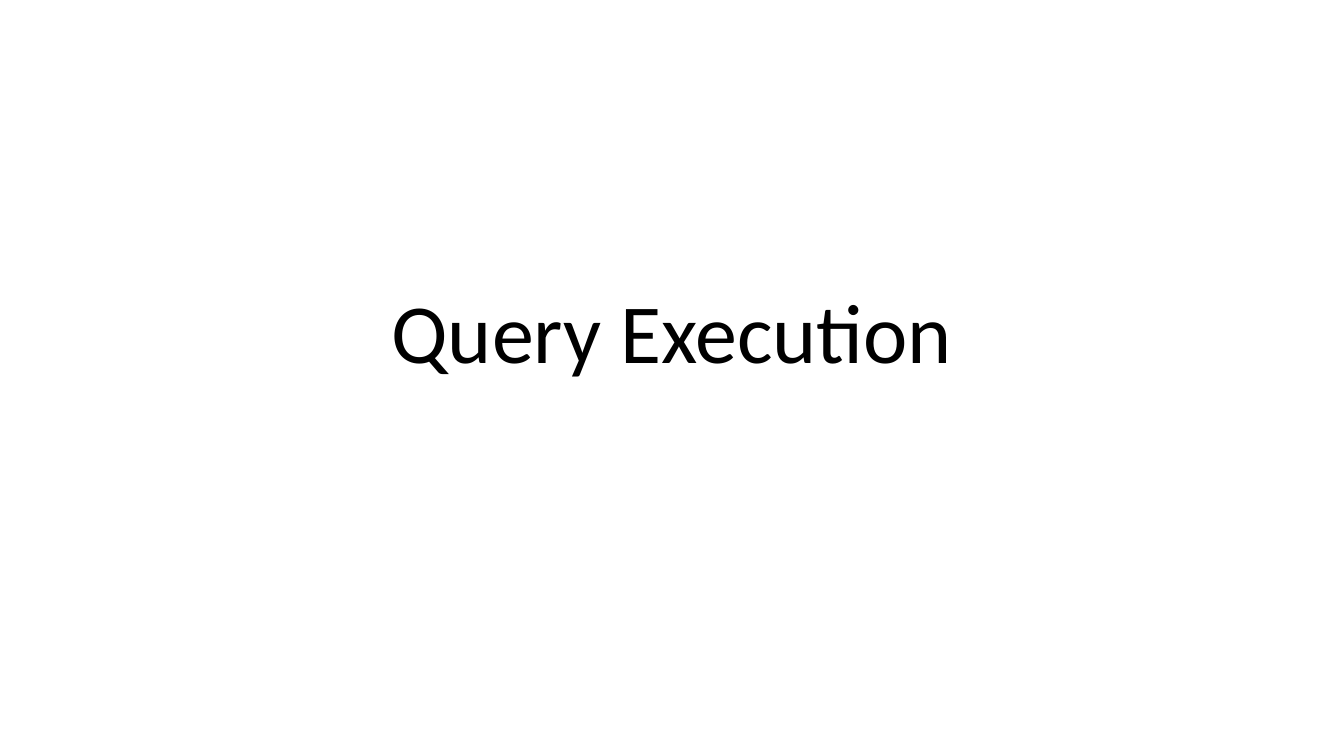
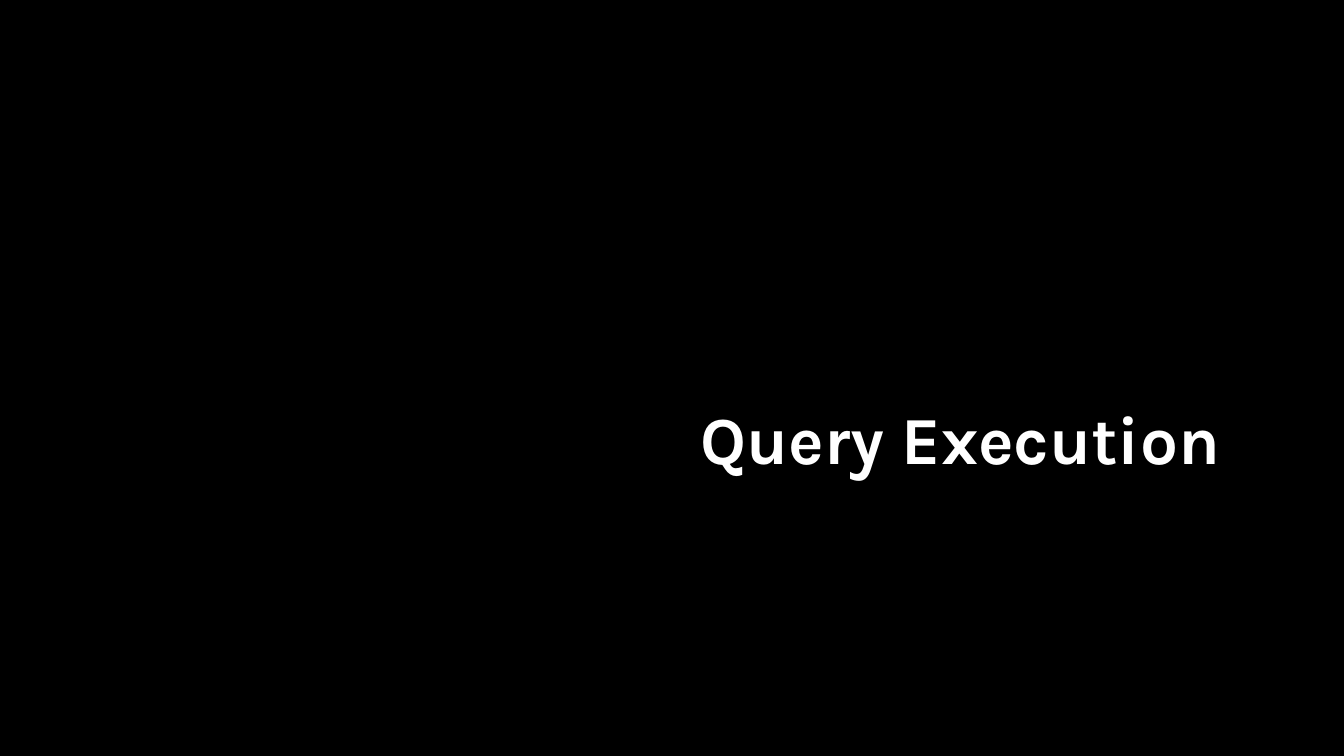
Before and after one commit to sabinio/SQLTraining, a slide deck: slide 1 of Slides/3. Query Execution.pptx. Drawn at 1344x756 pixels with LibreOffice and Linux fonts; fonts in the diff are those of the drawing; background and template pictures are left out. Boxes give left, top, right and bottom in pixels: in the first picture for what was removed or moved away, otherwise in the second. Text is boxed around its words. In the diff, an @@ line names an element or a change of style, - is before the commit and + after.

```diff
--- a/Slides/3. Query Execution.pptx
+++ b/Slides/3. Query Execution.pptx
@@ background #FFFFFF to picture (left out) @@
@@ title "Query Execution": place and size @@
-title "Query Execution" at (391,305,952,377)
+title "Query Execution" at (701,416,1220,481)
@@ title "Query Execution" at (701,416,1220,481): size 60 to 48 pt, font Calibri to Karla, text colour #000000 to #FFFFFF, bold on; alignment centre to right; line spacing 0.9 to 1 @@
```
Also in this commit, not shown: 19 other slides changed, 14 slides added, 4 slides removed.
